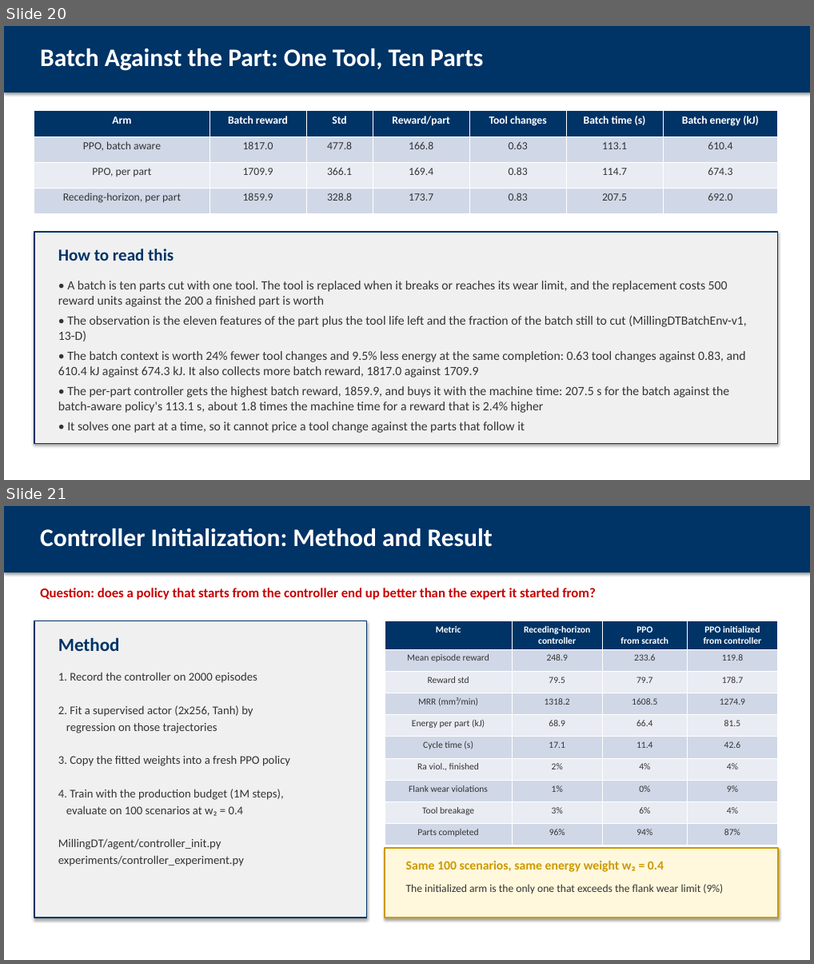
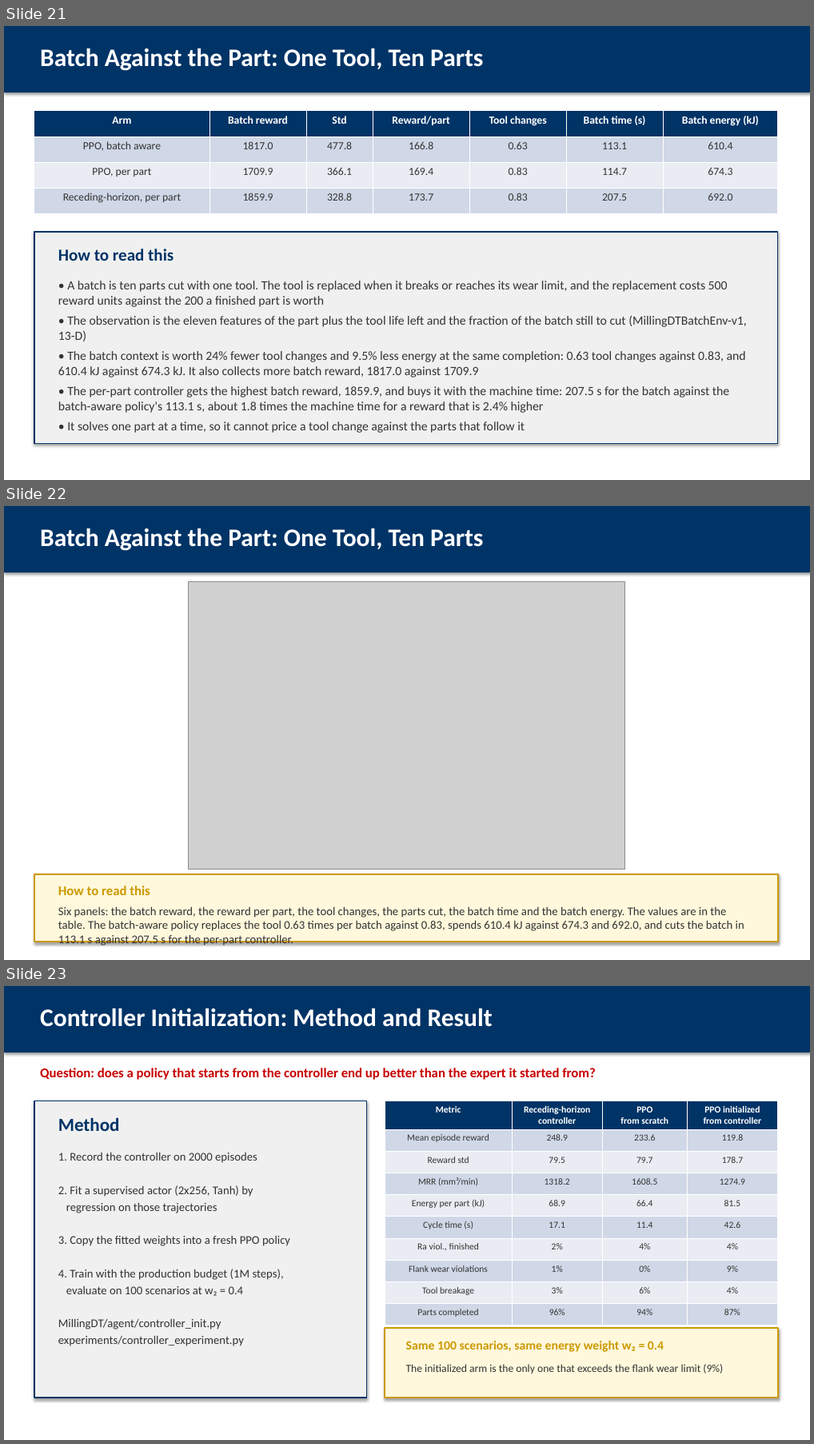
Before and after one commit to AbhinandIITM/AI-in-Mfg, a slide deck: report/presentation.pptx. Shown one above the other, each under a label of ours: slides 20 and 21 before the commit, slides 21, 22 and 23 after it. The pictures are 814x964 and 814x1444 pixels, drawn with LibreOffice and Linux fonts; fonts in the diff are those of the drawing; grey boxes stand for pictures. Boxes give left, top, right and bottom in pixels: in the first picture for what was removed or moved away, otherwise in the second. Text is boxed around its words. In the diff, an @@ line names an element or a change of style, - is before the commit and + after.

Commit message:
docs: the wrong model of the material is out of every document
The report, the deck and the PowerPoint file carry the two regimes and the
one sweep, the three new figures are placed next to the text they belong
to, and the claim is the noise one: the learned policy is the better
operator once the wear measurement is noisier than about 2% of its range,
and inside a perfect digital twin the classical controller is better by a
margin that is inside the noise.

The report is 40 pages with 12 figures, the deck 38 frames, the PowerPoint
file 33 slides.

```diff
--- a/report/presentation.pptx
+++ b/report/presentation.pptx
@@ slide 22 added at bbox=[4, 506, 810, 960], background #FFFFFF @@
@@ rectangle added at bbox=[4, 506, 810, 572], fill #003366 @@
@@ text added at bbox=[40, 528, 483, 551], 30 pt, text #FFFFFF, bold @@
+Batch Against the Part: One Tool, Ten Parts
@@ picture added at bbox=[189, 582, 626, 869] @@
@@ rectangle added at bbox=[34, 874, 778, 941], fill #FFF8DC, outline #CC9900 2 pt @@
@@ text added at bbox=[58, 885, 150, 895], 16 pt, text #CC9900, bold @@
+How to read this
@@ text added at bbox=[58, 906, 745, 947], 14 pt, text #333333 @@
+Six panels: the batch reward, the reward per part, the tool changes, the parts cut, the batch time and the batch energy. The values are in the table. The batch-aware policy replaces the tool 0.63 times per batch against 0.83, spends 610.4 kJ against 674.3 and 692.0, and cuts the batch in 113.1 s against 207.5 s for the per-part controller.
@@ what was slide 20 is now slide 21 @@
@@ what was slide 21 is now slide 23 @@
```
Also in this commit, not shown: 8 slides changed, 2 other slides added, 1 slide removed, 8 other files.
